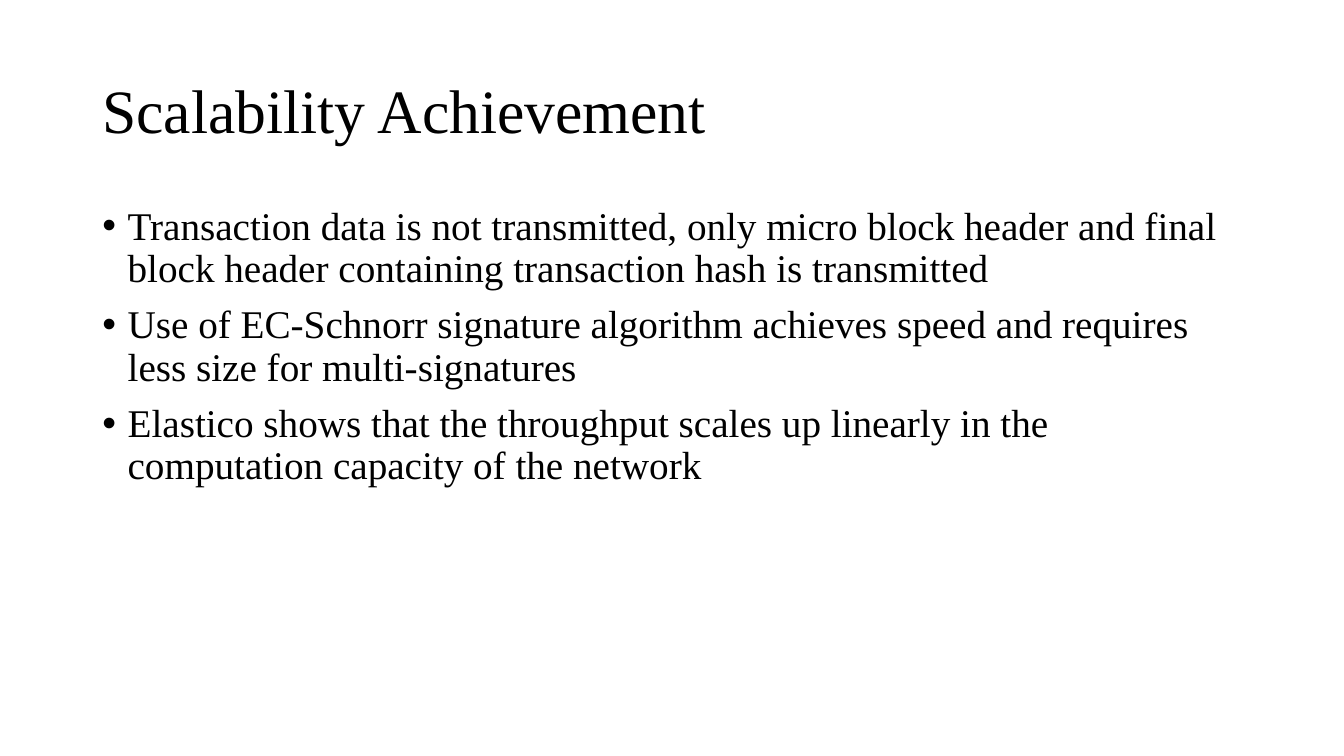
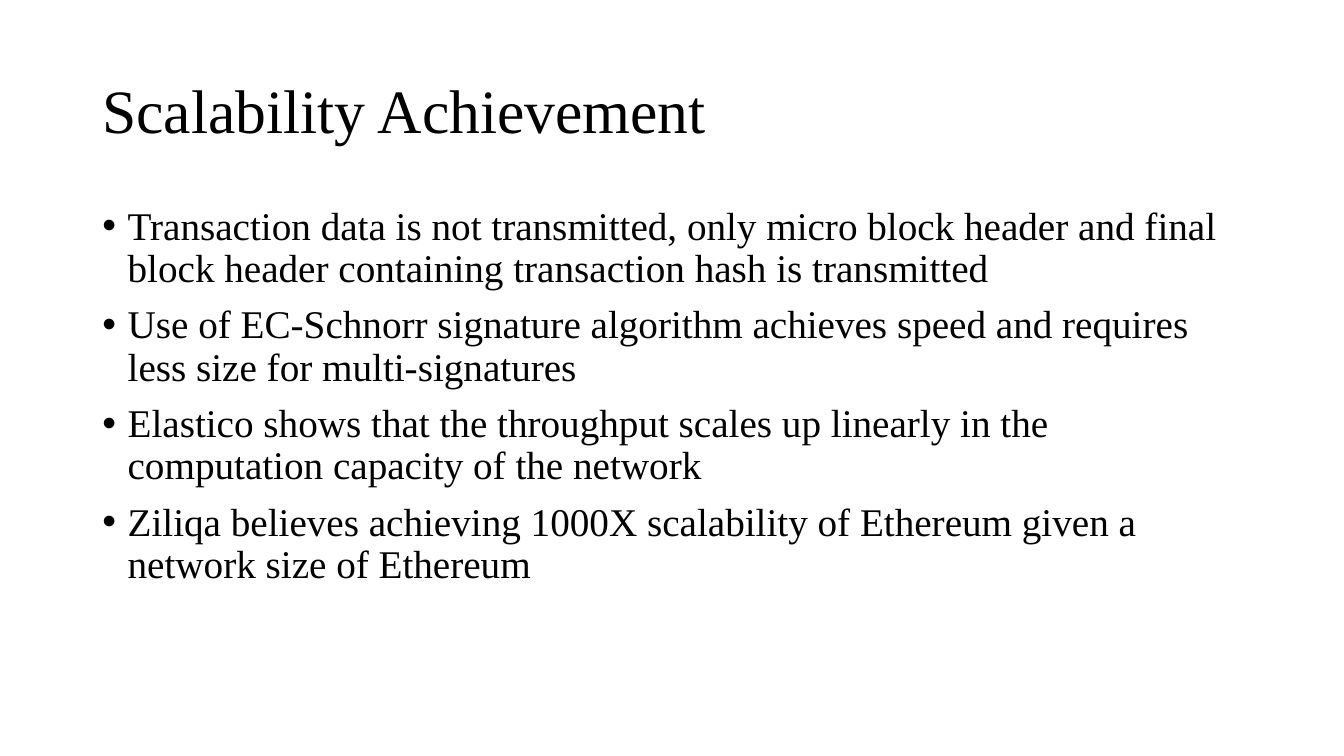
Before and after one commit to Tsajan/2018FallSemPOSTECH, a slide deck: slide 22 of CSED601 Dependable Computing/Sharding.pptx (slide 16 before the commit). Drawn at 1344x756 pixels with LibreOffice and Linux fonts; fonts in the diff are those of the drawing. Boxes give left, top, right and bottom in pixels: in the first picture for what was removed or moved away, otherwise in the second. Text is boxed around its words. In the diff, an @@ line names an element or a change of style, - is before the commit and + after.

```diff
--- a/CSED601 Dependable Computing/Sharding.pptx
+++ b/CSED601 Dependable Computing/Sharding.pptx
@@ text at (128, 508, 1136, 579): paragraph added @@
+• Ziliqa believes achieving 1000X scalability of Ethereum given a network size of Ethereum
```
Also in this commit, not shown: 10 other slides changed, 6 slides added, 2 other files.
